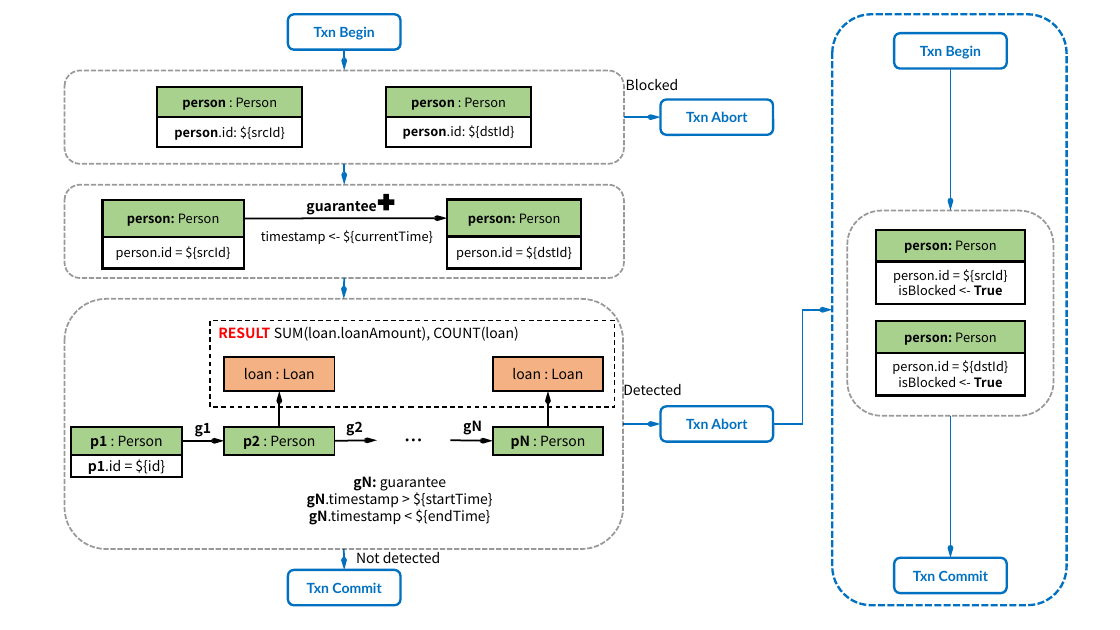
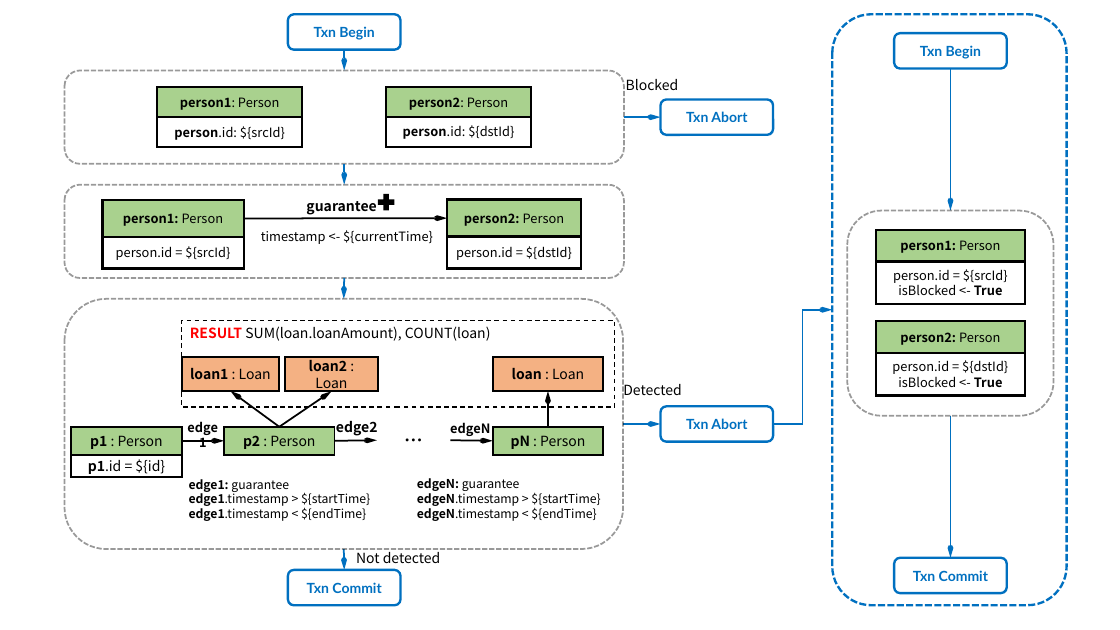
Before and after one commit to ldbc/ldbc_finbench_docs, a slide deck: slide 3 of patterns/transaction-read-write.pptx. Drawn at 1120x630 pixels with LibreOffice and Linux fonts; fonts in the diff are those of the drawing. Boxes give left, top, right and bottom in pixels: in the first picture for what was removed or moved away, otherwise in the second. Text is boxed around its words. In the diff, an @@ line names an element or a change of style, - is before the commit and + after.

```diff
--- a/patterns/transaction-read-write.pptx
+++ b/patterns/transaction-read-write.pptx
@@ text in rectangle at [180, 97, 279, 110]: text changed; bold on @@
-person : Person
+person1: Person
@@ text in rectangle at [409, 97, 508, 110]: text changed; bold on @@
-person : Person
+person2: Person
@@ text in rectangle at [123, 213, 223, 226]: text changed @@
-person: Person
+person1: Person
@@ text in rectangle at [464, 213, 564, 226]: text changed @@
-person: Person
+person2: Person
@@ text in rectangle at [900, 240, 1000, 253]: text changed @@
-person: Person
+person1: Person
@@ rectangle "RESULT SUM(loan.loanAmount), COUNT(loan)": place and size @@
-rectangle "RESULT SUM(loan.loanAmount), COUNT(loan)" at [210, 321, 615, 408]
+rectangle "RESULT SUM(loan.loanAmount), COUNT(loan)" at [181, 321, 615, 408]
@@ rectangle "loan1 : Loan": place and size @@
-rectangle "loan1 : Loan" at [224, 357, 334, 392]
+rectangle "loan1 : Loan" at [181, 357, 279, 392]
@@ rectangle added at [285, 357, 377, 392], fill #F4B183, outline #000000 1.5 pt, 12 pt, text #000000, bold @@
+loan2 : Loan
@@ rectangle "loan : Loan" at [493, 357, 603, 392]: bold on in "loan" @@
@@ text in rectangle at [900, 332, 1000, 345]: text changed @@
-person: Person
+person2: Person
@@ text in rectangle at [190, 368, 271, 379]: text changed; bold on @@
-loan : Loan
+loan1 : Loan
@@ arrow moved from (279, 427) - (279, 392) to (279, 427) - (230, 392) @@
@@ arrow added from (279, 427) to (332, 392), #000000 1.5 pt @@
@@ text at [195, 423, 212, 437]: text changed; size 12 to 11 pt @@
-g1
+edge1
@@ text at [336, 421, 378, 436]: text changed @@
-g2
+edge2
@@ text at [450, 422, 490, 436]: text changed; size 12 to 11 pt @@
-gN
+edgeN
@@ text added at [189, 479, 370, 521], 10.5 pt, text #000000 @@
+edge1: guarantee
+edge1.timestamp > ${startTime}
+edge1.timestamp < ${endTime}
@@ text at [417, 478, 600, 521]: text changed; size 12 to 10.5 pt @@
-gN: guarantee
-gN.timestamp > ${startTime}
-gN.timestamp < ${endTime}
+edgeN: guarantee
+edgeN.timestamp > ${startTime}
+edgeN.timestamp < ${endTime}
```
Also in this commit, not shown: 2 other slides changed, 43 other files.
